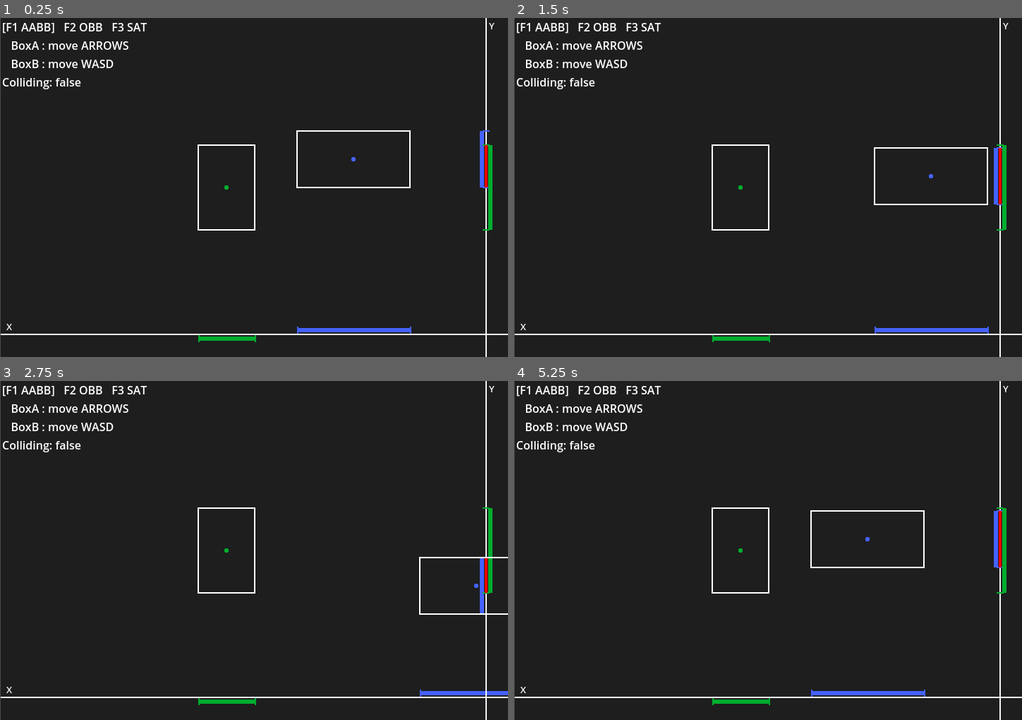
Above: before the commit, frames 1-4 (two rows, left to right).
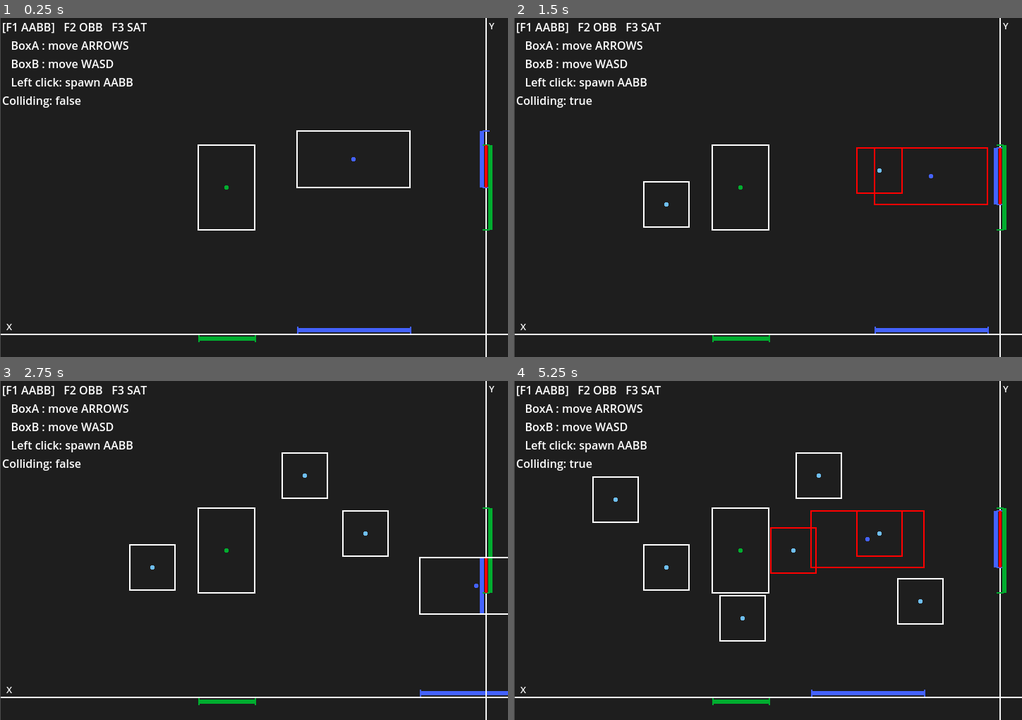
Above: after the commit, the same moments.

Repository: pieandcoffe/physicsim
Game: Godot game, scene res://scn/aabb.tscn
The game is run twice, just before and just after one commit, with the same random seed, the same clock (stepped at 60 frames per second) and the same inputs.
Inputs (mouse positions are in pixels of both pictures, inside the frame that each line leads up to):
- Up to frame 1 (0.25 s): no input
- Up to frame 2 (1.5 s): tap Enter at 0.5 s; move the mouse to (879, 170) at 0.52 s; hold Right 0.53-1.28 s; hold F 0.53-1.28 s; click (879, 170) at 0.67 s; move the mouse to (666, 204) at 1.27 s; hold Down from 1.28 s (still down); tap R at 1.35 s; click (666, 204) at 1.42 s
- Up to frame 3 (2.75 s): tap F at 1.55 s; move the mouse to (304, 475) at 2.02 s; release Down at 2.03 s; hold Right from 2.03 s (still down); hold F from 2.03 s (still down); click (304, 475) at 2.17 s
- Up to frame 4 (5.25 s): move the mouse to (742, 618) at 2.77 s; release Right at 2.78 s; release F at 2.78 s; hold Up 2.78-3.53 s; tap Q at 2.85 s; click (742, 618) at 2.92 s; tap F at 3.05, 3.8, 4.35 s; move the mouse to (920, 601) at 3.52 s; hold E 3.53-4.28 s; hold Left 3.53-5.03 s; click (920, 601) at 3.67 s; move the mouse to (615, 499) at 4.27 s; click (615, 499) at 4.42 s; move the mouse to (793, 550) at 5.02 s; hold Down from 5.03 s (still down); hold R from 5.03 s (still down); click (793, 550) at 5.17 s

The runs differ from the first frame. In frame 1, 0.6% of the frame differs, in the area x 0-27%, y 17-27%; in frame 2, 1.1%; in frame 3, 1.0%; in frame 4, 1.9%, in the area x 0-85%, y 17-77%.

Commit message:
feat: spawn on click

Diff:
--- a/src/aabb.gd
+++ b/src/aabb.gd
@@ -31,20 +31,20 @@
 	if Input.is_key_pressed(KEY_W): quad_b.position.y -= speed * delta
 	if Input.is_key_pressed(KEY_S): quad_b.position.y += speed * delta
 
-func _update_collision_state() -> void:
-	if aabb_overlap(quad_a, quad_b):
-		quad_a.overlap = true
-		quad_b.overlap = true
-	else:
-		quad_a.overlap = false
-		quad_b.overlap = false
+func _spawn_collision_shape(position: Vector2) -> CollisionShape:
+	var new_quad = AABBQuad.new()
+	new_quad.position = position
+	new_quad.half_extents = Vector2(32, 32)
+	new_quad.shape_color = Color8(110, 190, 240)
+	return new_quad
 
-func _queue_redraws() -> void:
-	quad_a.queue_redraw()
-	quad_b.queue_redraw()
+func _shapes_collide(a: CollisionShape, b: CollisionShape) -> bool:
+	if a is AABBQuad and b is AABBQuad:
+		return aabb_overlap(a, b)
+	return false
 
 func _update_label() -> void:
-	label.text = "[F1 AABB]   F2 OBB   F3 SAT\n   BoxA : move ARROWS\n   BoxB : move WASD\nColliding: %s" % quad_a.overlap
+	label.text = "[F1 AABB]   F2 OBB   F3 SAT\n   BoxA : move ARROWS\n   BoxB : move WASD\n   Left click: spawn AABB\nColliding: %s" % quad_a.overlap
 
 func _draw() -> void:
 	var col_a = quad_a.shape_color
--- a/src/collision_detection.gd
+++ b/src/collision_detection.gd
@@ -6,6 +6,7 @@
 
 var speed: float = 120.0
 var rot_speed: float = 1.5
+var collision_shapes: Array = []
 
 # nav
 const nav = preload("res://scn/nav.tscn")
@@ -16,7 +17,9 @@
 	color_rect.size = viewport_size
 	get_viewport().size_changed.connect(_on_viewport_resized)
 
+	_collect_collision_shapes()
 	add_child(nav.instantiate())
+	set_process_input(true)
 	_on_ready_custom()
 
 func _on_ready_custom() -> void:
@@ -37,11 +40,43 @@
 func _handle_input(_delta: float) -> void:
 	pass
 
+func _input(event: InputEvent) -> void:
+	if event is InputEventMouseButton and event.button_index == MOUSE_BUTTON_LEFT and event.is_pressed():
+		var shape = _spawn_collision_shape(to_local(event.position))
+		if shape:
+			add_child(shape)
+			collision_shapes.append(shape)
+
+func _collect_collision_shapes(node: Node = null) -> void:
+	if node == null:
+		node = self
+		collision_shapes.clear()
+	for child in node.get_children():
+		if child is CollisionShape:
+			collision_shapes.append(child)
+		_collect_collision_shapes(child)
+
+func _spawn_collision_shape(_position: Vector2) -> CollisionShape:
+	return null
+
 func _update_collision_state() -> void:
-	pass
+	for shape in collision_shapes:
+		shape.overlap = false
+
+	for i in range(collision_shapes.size()):
+		for j in range(i + 1, collision_shapes.size()):
+			var a = collision_shapes[i]
+			var b = collision_shapes[j]
+			if _shapes_collide(a, b):
+				a.overlap = true
+				b.overlap = true
+
+func _shapes_collide(_a: CollisionShape, _b: CollisionShape) -> bool:
+	return false
 
 func _queue_redraws() -> void:
-	pass
+	for shape in collision_shapes:
+		shape.queue_redraw()
 
 func _update_label() -> void:
 	pass
--- a/src/obb.gd
+++ b/src/obb.gd
@@ -53,20 +53,20 @@
 	if Input.is_key_pressed(KEY_Q): quad_b.rotation -= rot_speed * delta
 	if Input.is_key_pressed(KEY_E): quad_b.rotation += rot_speed * delta
 
-func _update_collision_state() -> void:
-	if obb_overlap(quad_a, quad_b):
-		quad_a.overlap = true
-		quad_b.overlap = true
-	else:
-		quad_a.overlap = false
-		quad_b.overlap = false
+func _spawn_collision_shape(position: Vector2) -> CollisionShape:
+	var new_quad = OBBQuad.new()
+	new_quad.position = position
+	new_quad.half_extents = Vector2(32, 32)
+	new_quad.shape_color = Color8(240, 125, 95)
+	return new_quad
 
-func _queue_redraws() -> void:
-	quad_a.queue_redraw()
-	quad_b.queue_redraw()
+func _shapes_collide(a: CollisionShape, b: CollisionShape) -> bool:
+	if a is OBBQuad and b is OBBQuad:
+		return obb_overlap(a, b)
+	return false
 
 func _update_label() -> void:
-	label.text = "F1 AABB   [F2 OBB]   F3 SAT\n   BoxA : move ARROWS, rotate R/T\n   BoxB : move WASD, rotate Q/E\nColliding: %s" % quad_a.overlap
+	label.text = "F1 AABB   [F2 OBB]   F3 SAT\n   BoxA : move ARROWS, rotate R/T\n   BoxB : move WASD, rotate Q/E\n   Left click: spawn OBB\nColliding: %s" % quad_a.overlap
 
 func _draw() -> void:
 	var axes_a = quad_a.get_axes()
--- a/src/sat.gd
+++ b/src/sat.gd
@@ -43,28 +43,21 @@
 	if Input.is_key_pressed(KEY_Q): polygon_b.rotation -= rot_speed * delta
 	if Input.is_key_pressed(KEY_E): polygon_b.rotation += rot_speed * delta
 
-func _update_collision_state() -> void:
-	polygon_a.overlap = false
-	polygon_b.overlap = false
-	polygon_c.overlap = false
+func _spawn_collision_shape(position: Vector2) -> CollisionShape:
+	var new_poly = SATPolygon.new()
+	new_poly.position = position
+	new_poly.sides = 5
+	new_poly.extents = 36
+	new_poly.shape_color = Color8(145, 225, 135)
+	return new_poly
 
-	if sat_overlap(polygon_a, polygon_b):
-		polygon_a.overlap = true
-		polygon_b.overlap = true
-	if sat_overlap(polygon_b, polygon_c):
-		polygon_b.overlap = true
-		polygon_c.overlap = true
-	if sat_overlap(polygon_c, polygon_a):
-		polygon_c.overlap = true
-		polygon_a.overlap = true
-
-func _queue_redraws() -> void:
-	polygon_a.queue_redraw()
-	polygon_b.queue_redraw()
-	polygon_c.queue_redraw()
+func _shapes_collide(a: CollisionShape, b: CollisionShape) -> bool:
+	if a is SATPolygon and b is SATPolygon:
+		return sat_overlap(a, b)
+	return false
 
 func _update_label() -> void:
-	label.text = "F1 AABB   F2 OBB   [F3 SAT]\n   Polygon A : move ARROWS, rotate R/T\n   Polygon B : move WASD, rotate Q/E\nColliding: %s" % (polygon_a.overlap or polygon_b.overlap)
+	label.text = "F1 AABB   F2 OBB   [F3 SAT]\n   Polygon A : move ARROWS, rotate R/T\n   Polygon B : move WASD, rotate Q/E\n   Left click: spawn polygon\nColliding: %s" % (polygon_a.overlap or polygon_b.overlap or polygon_c.overlap)
 
 func _draw() -> void:
 	if (sat_overlap(polygon_a, polygon_b)):
